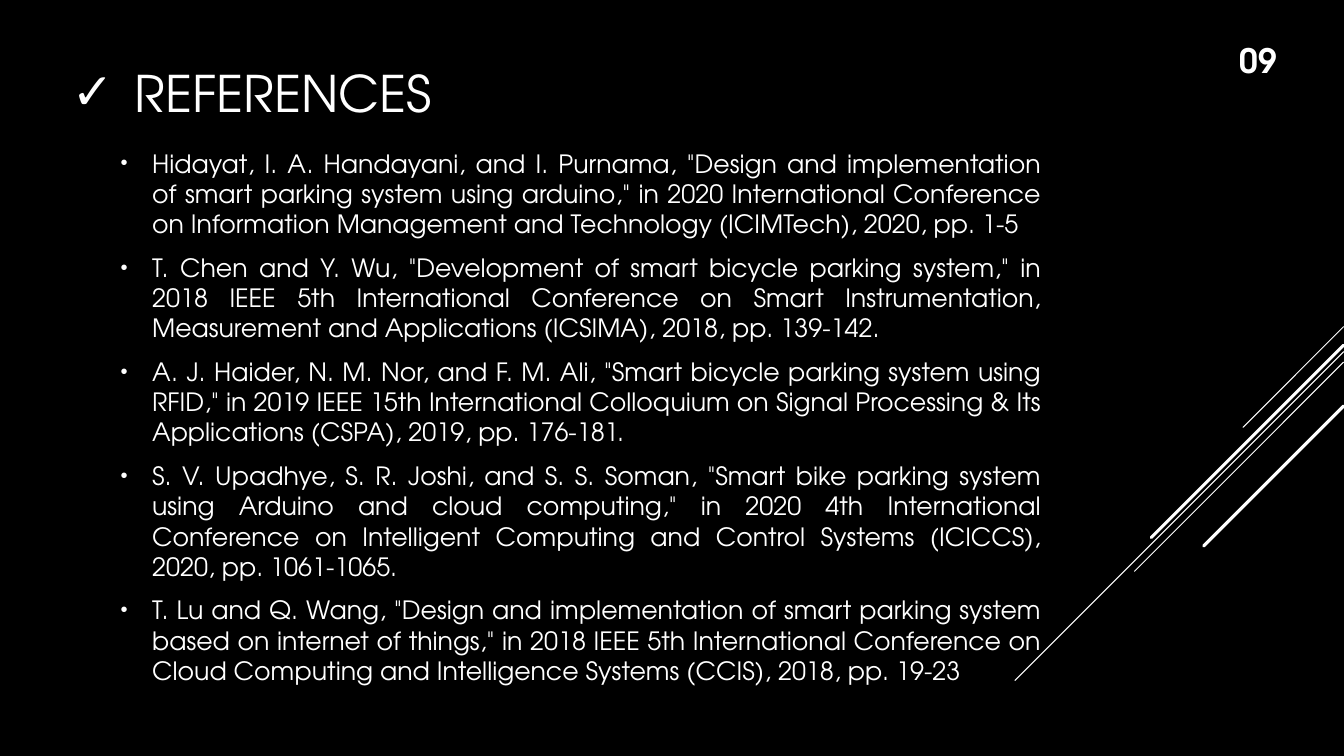
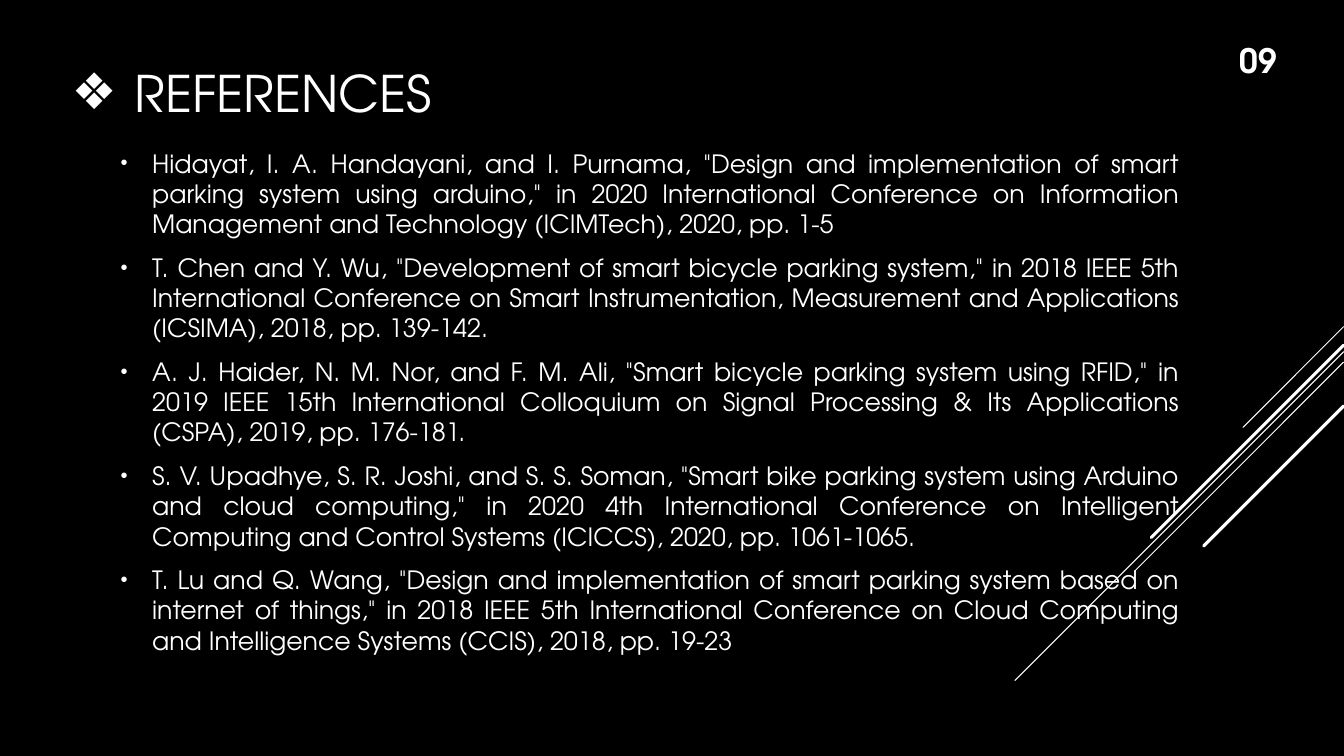
Before and after one commit to istyaque-ahammed/Technical-Writing-and-Presentation, a slide deck: slide 10 of Technical_Presentation.pptx. Drawn at 1344x756 pixels with LibreOffice and Linux fonts; fonts in the diff are those of the drawing. Boxes give left, top, right and bottom in pixels: in the first picture for what was removed or moved away, otherwise in the second. Text is boxed around its words. In the diff, an @@ line names an element or a change of style, - is before the commit and + after.

```diff
--- a/Technical_Presentation.pptx
+++ b/Technical_Presentation.pptx
@@ title "REFERENCES" at (135, 74, 432, 113): bullet ✓ to ❖ @@
@@ text "Hidayat, I. A. Handayani, and ..." rewrapped from (152, 154, 1041, 686) to (152, 154, 1179, 656) @@
```
Also in this commit, not shown: 8 other slides changed.
